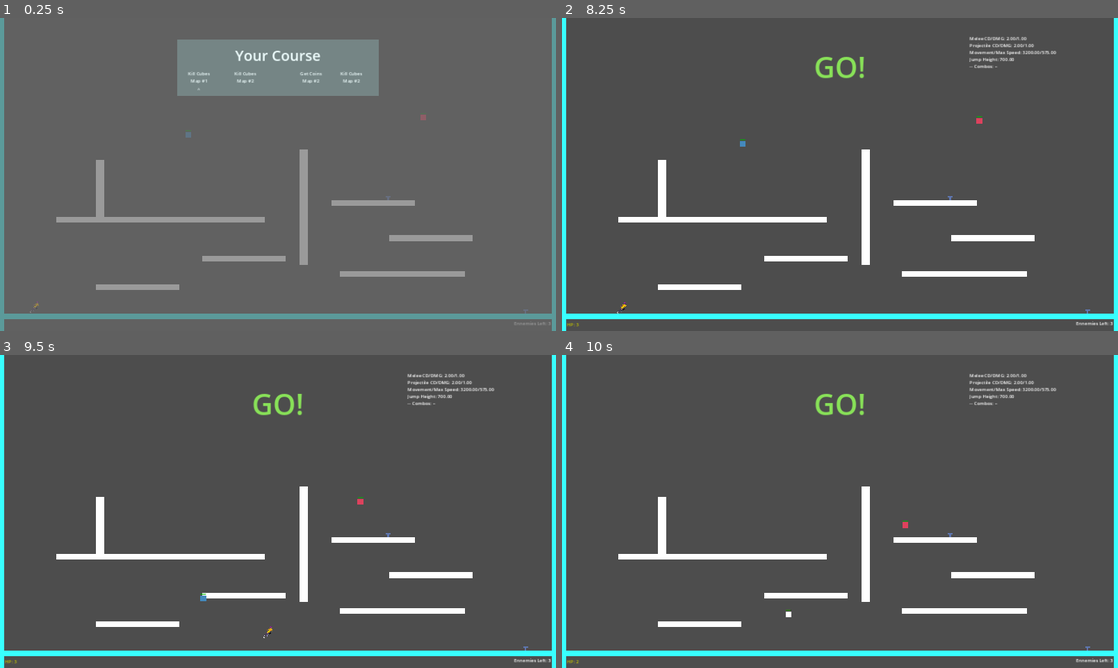
Above: before the commit, frames 1-4 (two rows, left to right).
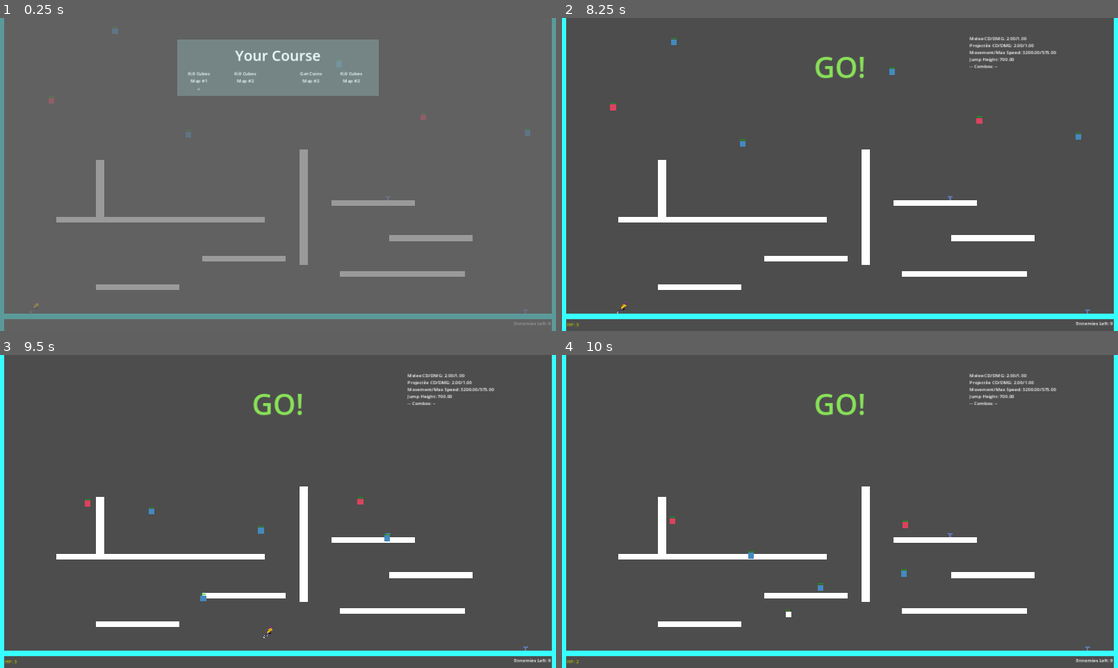
Above: after the commit, the same moments.

Repository: francoislg/broken-roguelike
Game: Godot game, scene res://Scene.tscn
Two runs of this game, one before a commit and one after it. Both use one fixed random seed, a clock stepped at 60 frames per second and the inputs below.
Inputs:
- Up to frame 1 (0.25 s): no input
- Up to frame 2 (8.25 s): tap Enter at 0.5, 2, 3.5 s; hold Right (RIGHT) 0.53-2.03 s; tap Down (FALL) every 0.75 s from 0.6 to 8.1 s; tap Up (JUMP) at 0.77, 1.52, 3.02, 3.77, 4.52, 6.02, 6.77, 7.52 s; tap Space at 1.25, 2.75, 4.25 s; hold A (LEFT) 2.03-2.78 s; hold Right (RIGHT) 2.78-4.28 s; hold A (LEFT) 4.28-5.03 s; hold Right (RIGHT) 5.03-5.78 s; hold A (LEFT) 5.78-7.28 s; hold Right (RIGHT) from 7.28 s (still down)
- Up to frame 3 (9.5 s): keep holding Right (RIGHT); tap Down (FALL) at 8.85 s; tap Up (JUMP) at 9.02 s
- Up to frame 4 (10 s): release Right (RIGHT) at 9.53 s; hold A (LEFT) from 9.53 s (still down); tap Down (FALL) at 9.6 s; tap Up (JUMP) at 9.77 s

The runs differ from the first frame. In frame 1, less than 0.1% of the frame differs, in the area x 8-96%, y 3-38%; in frame 2, less than 0.1%; in frame 3, less than 0.1%; in frame 4, less than 0.1%, in the area x 19-99%, y 51-98%.
Error in both runs: Invalid access of index '2' on a base object of type: 'PackedStringArray'. (res://Global/GlobalState.gd:155)

Commit message:
Add more enemies

Diff:
--- a/Stages/Stage1.tscn
+++ b/Stages/Stage1.tscn
@@ -86,11 +86,28 @@
 initialHp = 1.0
 respawner = NodePath("../../Respawners/Respawn1")
 
-[node name="DashingEnemy" parent="Enemies" index="1" node_paths=PackedStringArray("respawner") instance=ExtResource("4_33yct")]
+[node name="FollowingEnemy4" parent="Enemies" index="1" node_paths=PackedStringArray("respawner") instance=ExtResource("5_4neuv")]
+position = Vector2(177, 755)
+initialHp = 1.0
+respawner = NodePath("../../Respawners/Respawn1")
+
+[node name="DashingEnemy" parent="Enemies" index="2" node_paths=PackedStringArray("respawner") instance=ExtResource("4_33yct")]
 position = Vector2(650, 873)
 respawner = NodePath("../../Respawners/Respawn1")
 
-[node name="FollowingEnemy2" parent="Enemies" index="2" node_paths=PackedStringArray("respawner") instance=ExtResource("5_4neuv")]
+[node name="DashingEnemy2" parent="Enemies" index="3" node_paths=PackedStringArray("respawner") instance=ExtResource("4_33yct")]
+position = Vector2(397, 515)
+respawner = NodePath("../../Respawners/Respawn1")
+
+[node name="DashingEnemy4" parent="Enemies" index="4" node_paths=PackedStringArray("respawner") instance=ExtResource("4_33yct")]
+position = Vector2(1821, 867)
+respawner = NodePath("../../Respawners/Respawn1")
+
+[node name="DashingEnemy3" parent="Enemies" index="5" node_paths=PackedStringArray("respawner") instance=ExtResource("4_33yct")]
+position = Vector2(1172, 630)
+respawner = NodePath("../../Respawners/Respawn1")
+
+[node name="FollowingEnemy2" parent="Enemies" index="6" node_paths=PackedStringArray("respawner") instance=ExtResource("5_4neuv")]
 position = Vector2(1462, 814)
 stage_layer = 6
 respawner = NodePath("../../Respawners/Respawn1")
@@ -154,7 +171,7 @@
 shape = SubResource("RectangleShape2D_r72mv")
 
 [node name="Respawn1" type="Node2D" parent="Respawners" index="0"]
-position = Vector2(841, 653)
+position = Vector2(892, 420)
 
 [node name="CollisionShape2D" parent="Bounds/Bottom" index="0"]
 shape = SubResource("RectangleShape2D_eb8oj")
--- a/Stages/Stage2.tscn
+++ b/Stages/Stage2.tscn
@@ -99,11 +99,29 @@
 initialHp = 1.0
 respawner = NodePath("../../Respawners/Respawn1")
 
-[node name="DashingEnemy" parent="Enemies" index="1" node_paths=PackedStringArray("respawner") instance=ExtResource("6_rk5os")]
-position = Vector2(1336, 302)
-respawner = NodePath("../../Respawners/Respawn1")
-
-[node name="FollowingEnemy2" parent="Enemies" index="2" node_paths=PackedStringArray("respawner") instance=ExtResource("5_vs1ij")]
+[node name="FollowingEnemy4" parent="Enemies" index="1" node_paths=PackedStringArray("respawner") instance=ExtResource("5_vs1ij")]
+position = Vector2(307, 520)
+stage_layer = 5
+initialHp = 1.0
+respawner = NodePath("../../Respawners/Respawn1")
+
+[node name="DashingEnemy" parent="Enemies" index="2" node_paths=PackedStringArray("respawner") instance=ExtResource("6_rk5os")]
+position = Vector2(712, 308)
+respawner = NodePath("../../Respawners/Respawn1")
+
+[node name="DashingEnemy2" parent="Enemies" index="3" node_paths=PackedStringArray("respawner") instance=ExtResource("6_rk5os")]
+position = Vector2(1407, 122)
+respawner = NodePath("../../Respawners/Respawn1")
+
+[node name="DashingEnemy3" parent="Enemies" index="4" node_paths=PackedStringArray("respawner") instance=ExtResource("6_rk5os")]
+position = Vector2(1224, 295)
+respawner = NodePath("../../Respawners/Respawn1")
+
+[node name="DashingEnemy4" parent="Enemies" index="5" node_paths=PackedStringArray("respawner") instance=ExtResource("6_rk5os")]
+position = Vector2(281, 129)
+respawner = NodePath("../../Respawners/Respawn1")
+
+[node name="FollowingEnemy2" parent="Enemies" index="6" node_paths=PackedStringArray("respawner") instance=ExtResource("5_vs1ij")]
 position = Vector2(1593, 639)
 stage_layer = 6
 respawner = NodePath("../../Respawners/Respawn2")
@@ -166,10 +184,10 @@
 shape = SubResource("RectangleShape2D_r72mv")
 
 [node name="Respawn1" type="Node2D" parent="Respawners" index="0"]
-position = Vector2(47, 774)
+position = Vector2(-54, 634)
 
 [node name="Respawn2" type="Node2D" parent="Respawners" index="1"]
-position = Vector2(1850, 818)
+position = Vector2(1967, 790)
 
 [node name="CollisionShape2D" parent="Bounds/Bottom" index="0"]
 shape = SubResource("RectangleShape2D_eb8oj")
